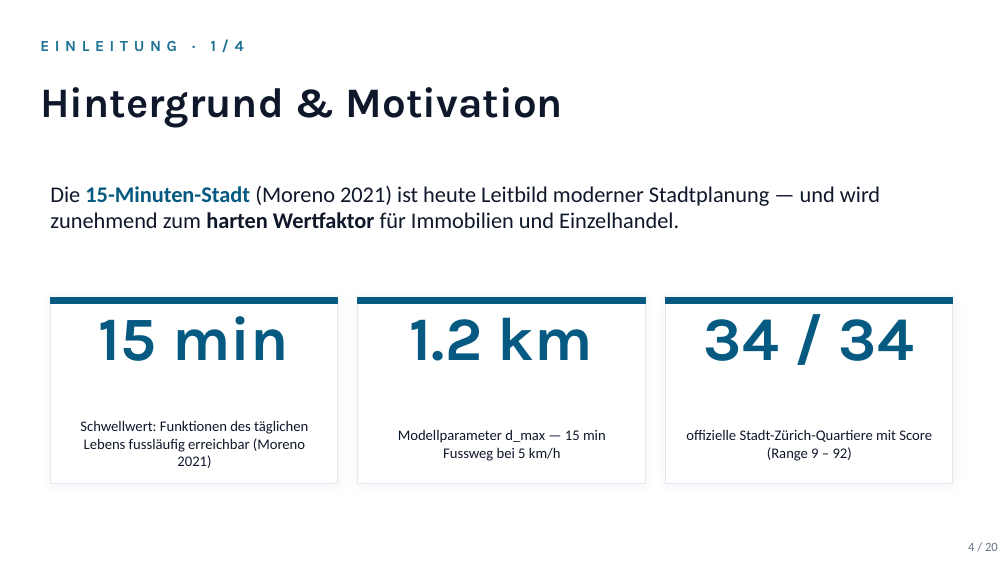
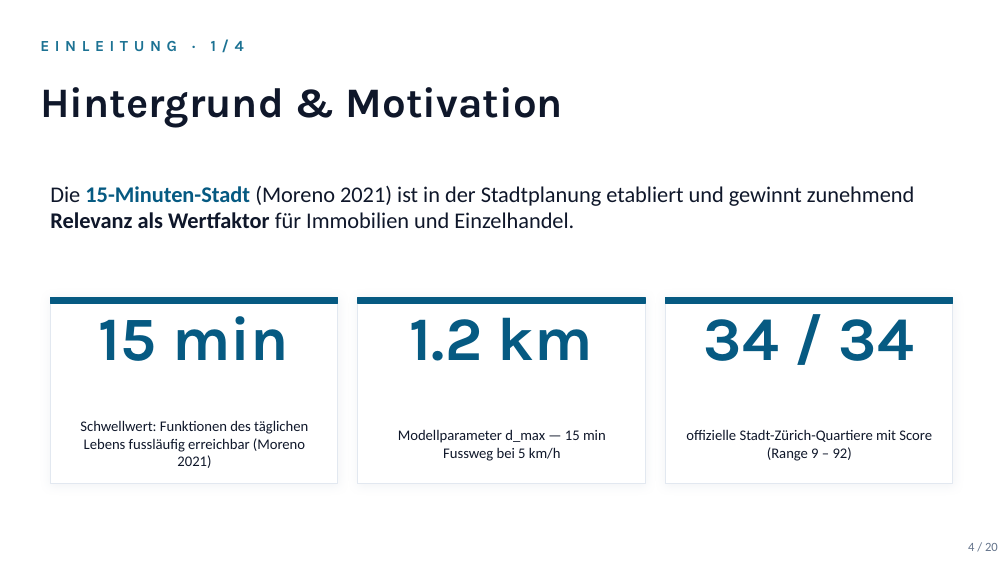
Before and after one commit to sanirmem/zh15min, a slide deck: slide 4 of reports/zh15min_slides.pptx. Drawn at 1008x567 pixels with LibreOffice and Linux fonts; fonts in the diff are those of the drawing. Boxes give left, top, right and bottom in pixels: in the first picture for what was removed or moved away, otherwise in the second. Text is boxed around its words. In the diff, an @@ line names an element or a change of style, - is before the commit and + after.

Commit message:
slides 4/12/14/20: visuelle Sprache an neutrales Skript angeglichen
Nach Slide 8 jetzt auch die übrigen Pitch-Marker und Live-Demo-Reste aus dem Deck entfernt:

* Slide 4: 'harten Wertfaktor' → 'Relevanz als Wertfaktor'; Intro 'ist heute Leitbild' → 'ist in der Stadtplanung etabliert' (matched script wording)

* Slide 12: 'ragen wie Wolkenkratzer' → 'erscheinen erhöht'; 'Live-Demo via PostGIS' → 'PostGIS-Anbindung'; 'neue POIs lassen sich live einsetzen, Score reagiert dynamisch' → 'Layer-Zugriff auf zh15min.score — bei Änderungen der Datenbasis aktualisiert sich die Darstellung'

* Slide 14: Footer 'Live-Reproduzierbar' → 'vollständig reproduzierbar'

* Slide 20: Ausblick-Item 'Dynamisches Re-Scoring bei neuem POI (QGIS-Live-Demo)' → '... via QGIS' (letzte Live-Demo-Referenz im Deck)

Final-Sweep über alle 20 Slides bestätigt 0 Treffer auf Pitch-/Live-Demo-Marker. Skript unverändert. PPTX + PDF neu generiert.

```diff
--- a/reports/zh15min_slides.pptx
+++ b/reports/zh15min_slides.pptx
@@ text at [50, 186, 914, 228]: text changed @@
-Die 15-Minuten-Stadt (Moreno 2021) ist heute Leitbild moderner Stadtplanung — und wird zunehmend zum harten Wertfaktor für Immobilien und Einzelhandel.
+Die 15-Minuten-Stadt (Moreno 2021) ist in der Stadtplanung etabliert und gewinnt zunehmend Relevanz als Wertfaktor für Immobilien und Einzelhandel.
```
Also in this commit, not shown: 3 other slides changed, 2 other files.
